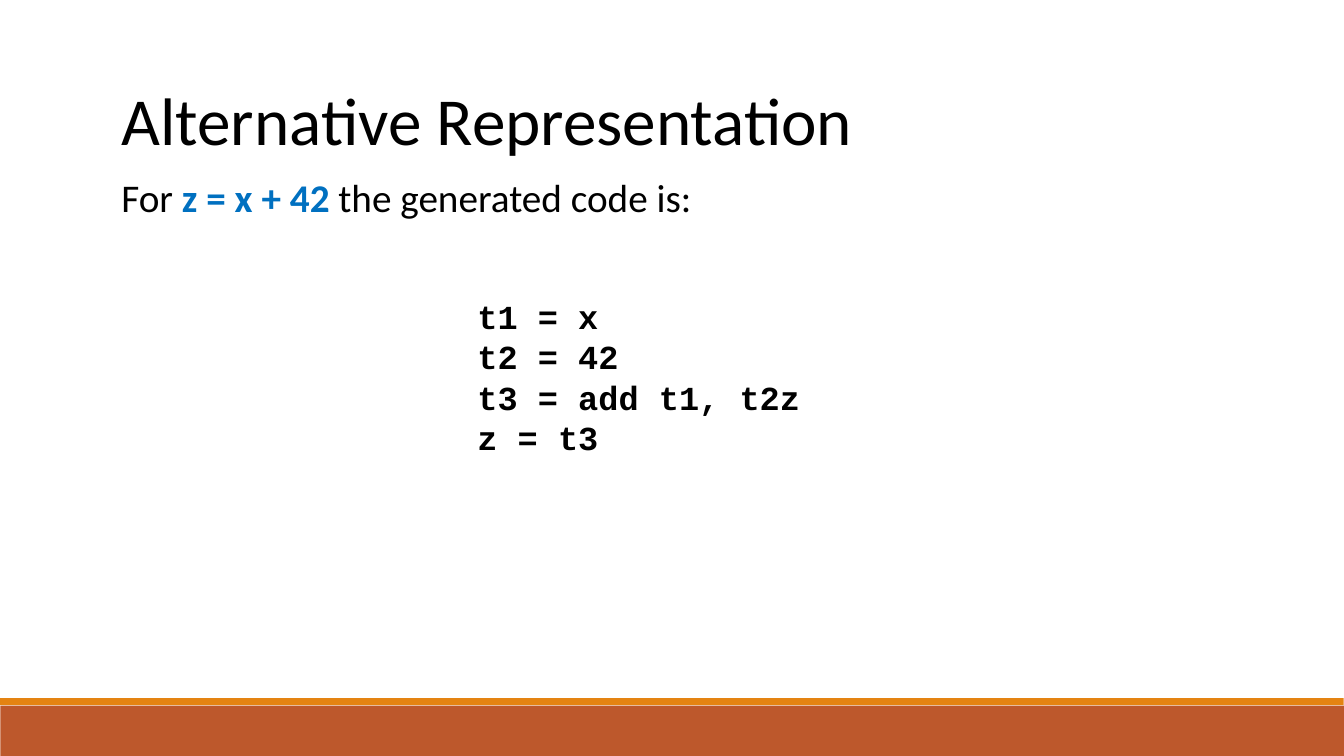
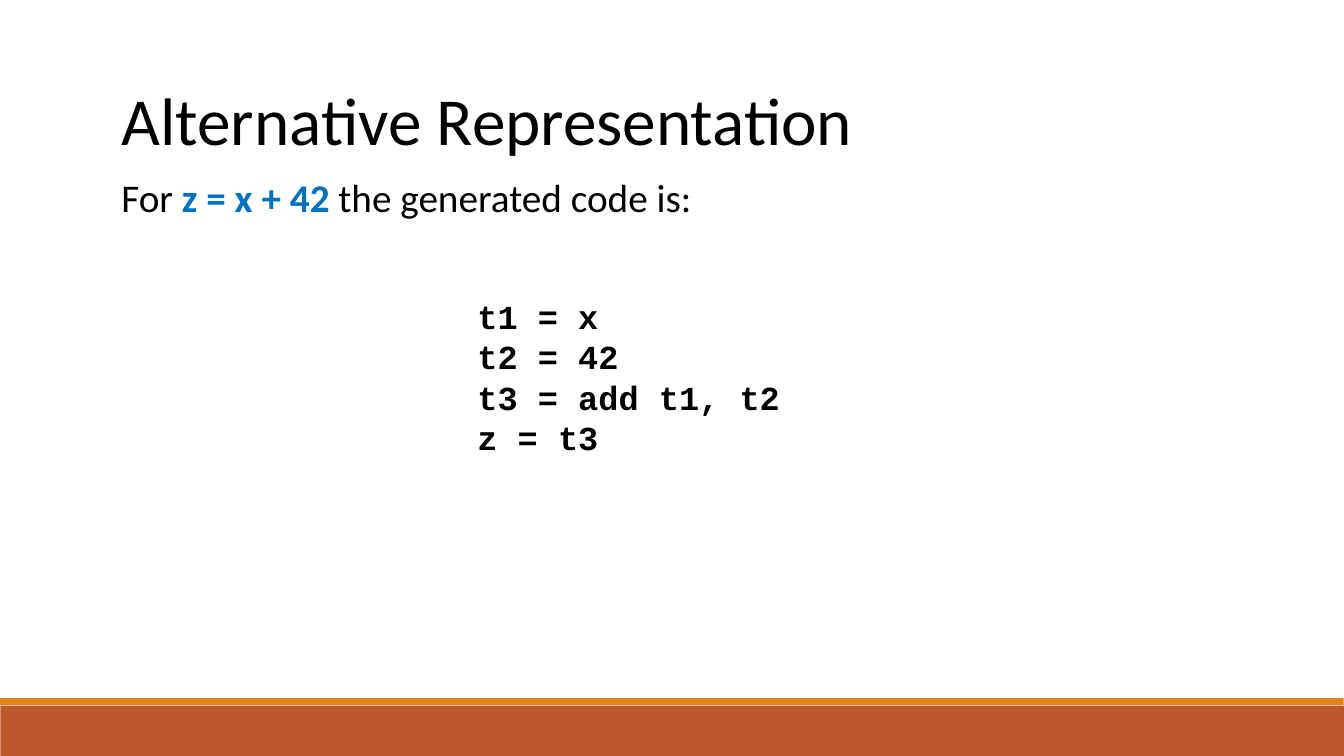
Before and after one commit to raghadzeidan/COMPILATION_TAU_FOR_STUDENTS, a slide deck: slide 42 of new_slides/IR.pptx (slide 26 before the commit). Drawn at 1344x756 pixels with LibreOffice and Linux fonts; fonts in the diff are those of the drawing. Boxes give left, top, right and bottom in pixels: in the first picture for what was removed or moved away, otherwise in the second. Text is boxed around its words. In the diff, an @@ line names an element or a change of style, - is before the commit and + after.

```diff
--- a/new_slides/IR.pptx
+++ b/new_slides/IR.pptx
@@ text at bbox=[477, 385, 780, 416]: text changed @@
-t3 = add t1, t2z
+t3 = add t1, t2
```
Also in this commit, not shown: 13 other slides changed, 17 slides added, 1 other file.
